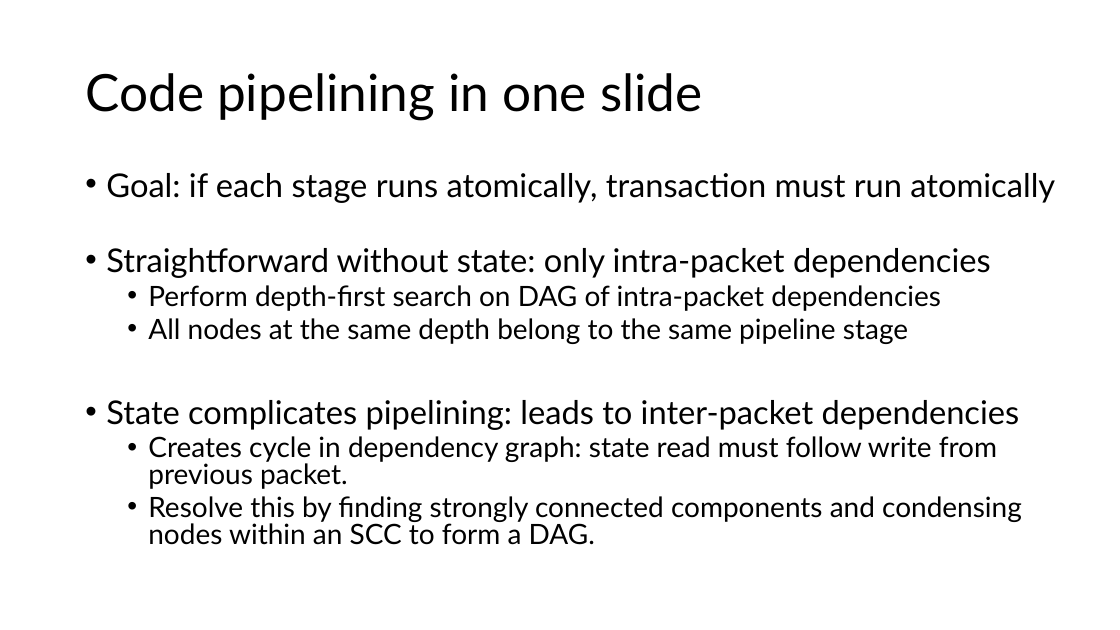
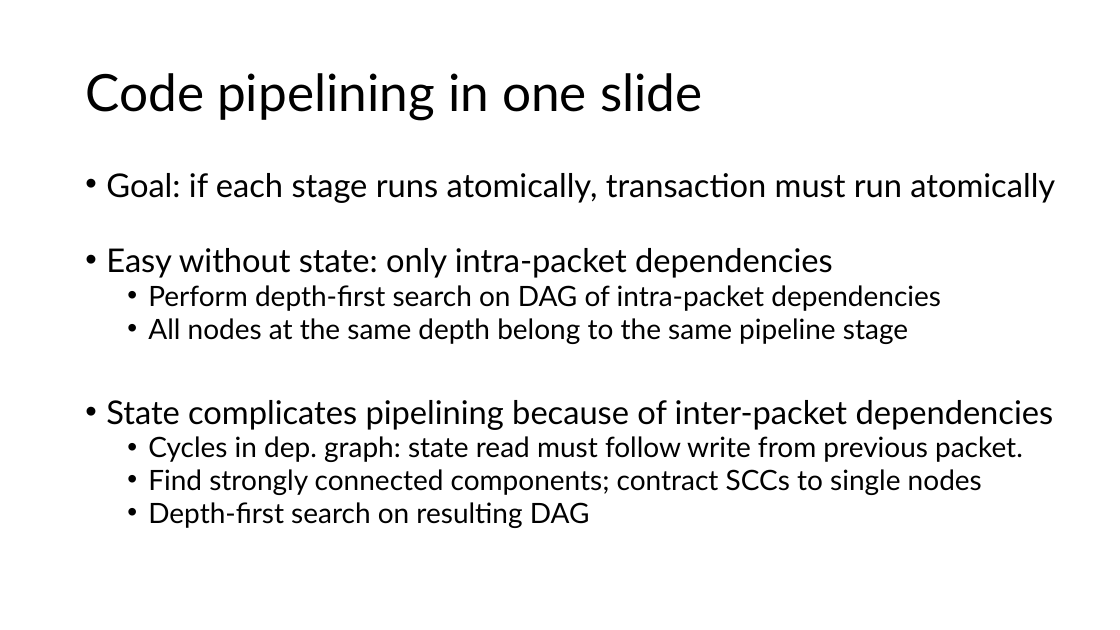
Before and after one commit to anirudhSK/pifo-domino-marple-ppts, a slide deck: slide 33 of combined_domino_pifo.pptx (slide 32 before the commit). Drawn at 1120x630 pixels with LibreOffice and Linux fonts; fonts in the diff are those of the drawing. Boxes give left, top, right and bottom in pixels: in the first picture for what was removed or moved away, otherwise in the second. Text is boxed around its words. In the diff, an @@ line names an element or a change of style, - is before the commit and + after.

```diff
--- a/combined_domino_pifo.pptx
+++ b/combined_domino_pifo.pptx
@@ text at [106, 248, 833, 278]: text changed @@
-• Straightforward without state: only intra-packet dependencies
+• Easy without state: only intra-packet dependencies
@@ text at [106, 400, 1054, 528]: text changed @@
-• State complicates pipelining: leads to inter-packet dependencies
-  • Creates cycle in dependency graph: state read must follow write from previous packet.
-  • Resolve this by finding strongly connected components and condensing nodes within an SCC to form a DAG.
+• State complicates pipelining because of inter-packet dependencies
+  • Cycles in dep. graph: state read must follow write from previous packet.
+  • Find strongly connected components; contract SCCs to single nodes
+  • Depth-first search on resulting DAG
```
Also in this commit, not shown: 12 other slides changed, 1 slide added.
